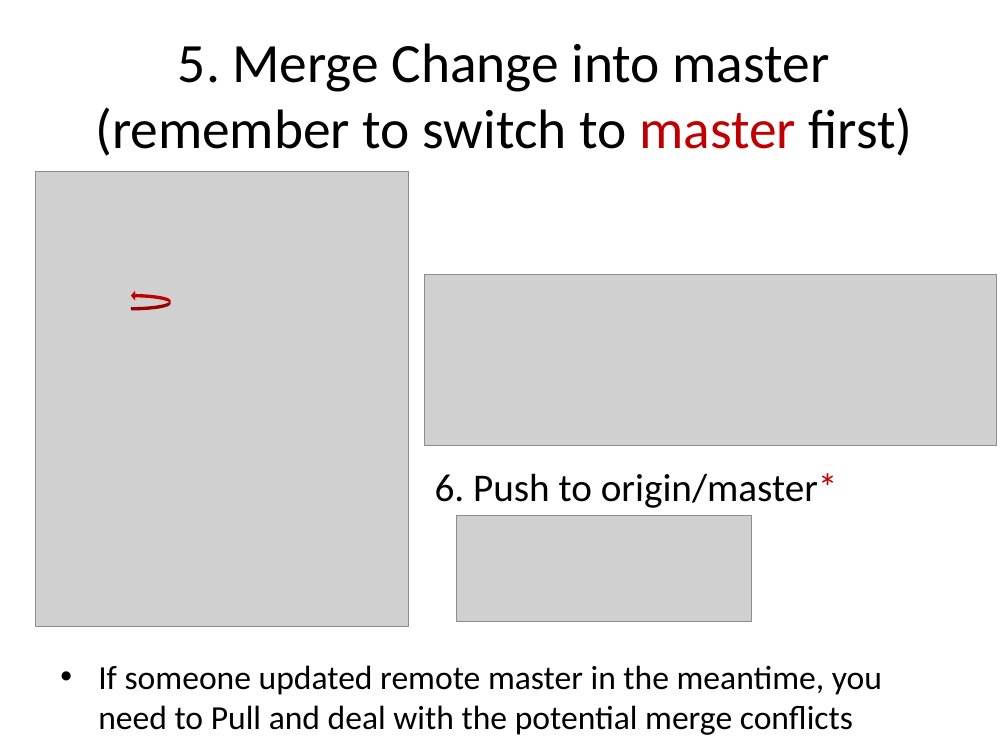
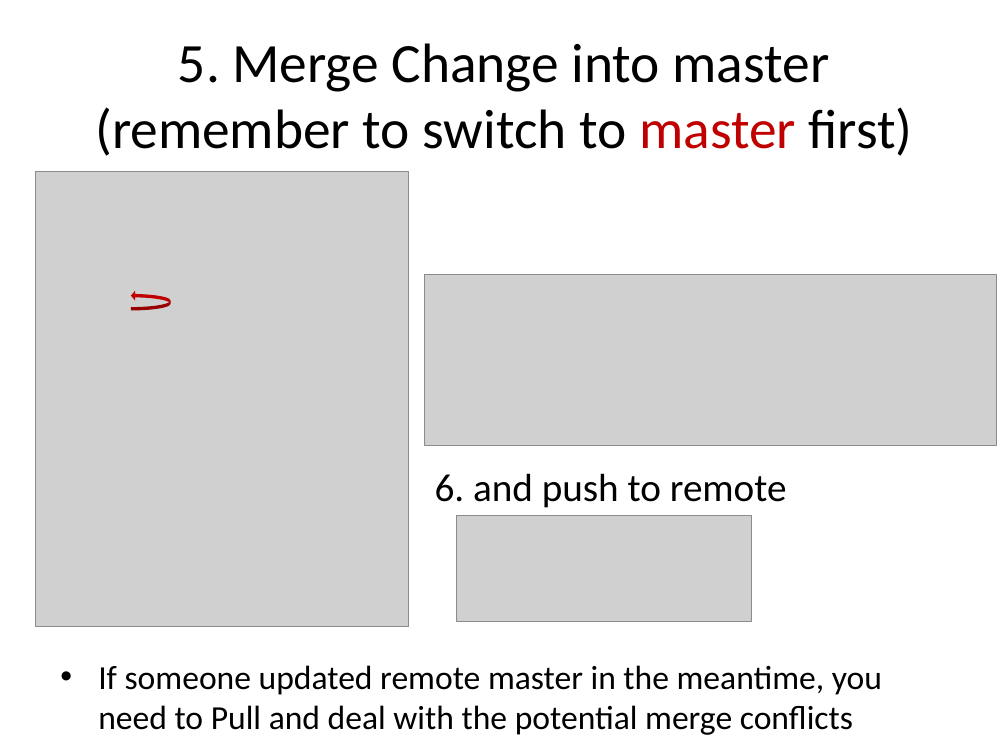
Before and after one commit to abergitdemo/git_demo, a slide deck: slide 17 of docs/Git Workflow with GitEye.pptx. Drawn at 1008x756 pixels with LibreOffice and Linux fonts; fonts in the diff are those of the drawing; grey boxes stand for pictures. Boxes give left, top, right and bottom in pixels: in the first picture for what was removed or moved away, otherwise in the second. Text is boxed around its words. In the diff, an @@ line names an element or a change of style, - is before the commit and + after.

```diff
--- a/docs/Git Workflow with GitEye.pptx
+++ b/docs/Git Workflow with GitEye.pptx
@@ text at box(435, 473, 787, 508): text changed @@
-6. Push to origin/master*
+6. and push to remote
```
Also in this commit, not shown: 1 other slide changed, 1 other file.
